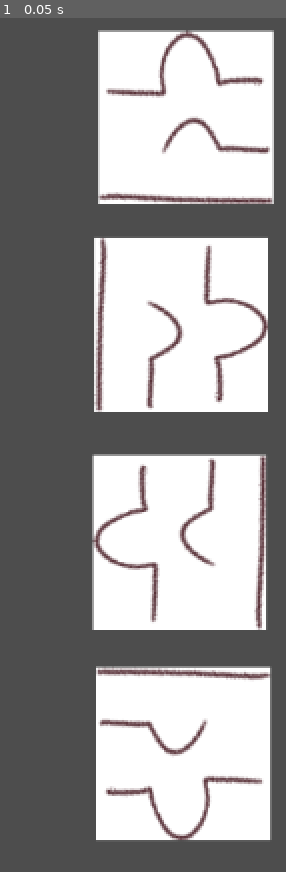
Above: before the commit, frame 1.
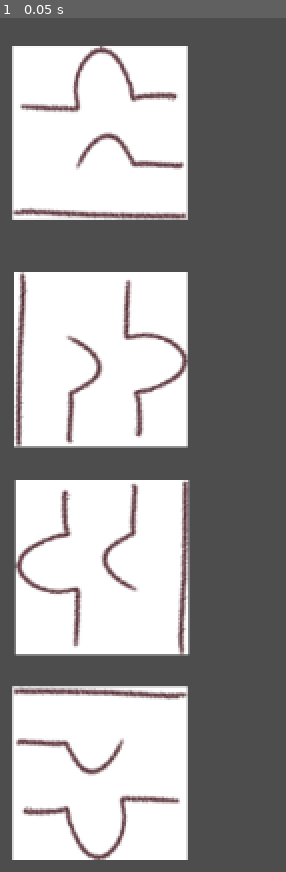
Above: after the commit, the same moment.

Repository: AgonGuri/bopbop4realthistime
Game: Godot game, scene res://Scenes/Game.tscn
The game is run twice, just before and just after one commit, with the same random seed, the same clock (stepped at 60 frames per second) and the same inputs. The project has no main scene, so this scene is started directly.
Inputs:
- Up to frame 1 (0.05 s): no input

The runs differ from the first frame. In frame 1, 60% of the frame differs, in the area x 4-96%, y 1-99%.

Commit message:
ok this time I actually saved and put some butts in the game scene

Diff:
--- a/Scenes/Game.tscn
+++ b/Scenes/Game.tscn
@@ -1,22 +1,22 @@
 [gd_scene load_steps=3 format=3 uid="uid://c4icgmo4tjv4f"]
 
 [ext_resource type="Script" path="res://Scripts/Game.gd" id="1_v8xjo"]
-[ext_resource type="PackedScene" uid="uid://5a7tpdxy0wou" path="res://Scenes/Butt.tscn" id="2_dikny"]
+[ext_resource type="PackedScene" uid="uid://5a7tpdxy0wou" path="res://Scenes/Butt.tscn" id="2_akbmm"]
 
 [node name="Node2D" type="Node2D"]
 script = ExtResource("1_v8xjo")
 
-[node name="Area2D" parent="." instance=ExtResource("2_dikny")]
-position = Vector2(235, 84)
+[node name="Butt" parent="." instance=ExtResource("2_akbmm")]
+position = Vector2(173, 95)
 rotation = -1.5708
 
-[node name="Area2D2" parent="." instance=ExtResource("2_dikny")]
-position = Vector2(232, 233)
+[node name="Butt2" parent="." instance=ExtResource("2_akbmm")]
+position = Vector2(174, 258)
 
-[node name="Area2D3" parent="." instance=ExtResource("2_dikny")]
-position = Vector2(231, 390)
+[node name="Butt3" parent="." instance=ExtResource("2_akbmm")]
+position = Vector2(175, 408)
 rotation = 3.14159
 
-[node name="Area2D4" parent="." instance=ExtResource("2_dikny")]
-position = Vector2(233, 543)
+[node name="Butt4" parent="." instance=ExtResource("2_akbmm")]
+position = Vector2(173, 557)
 rotation = 1.5708
